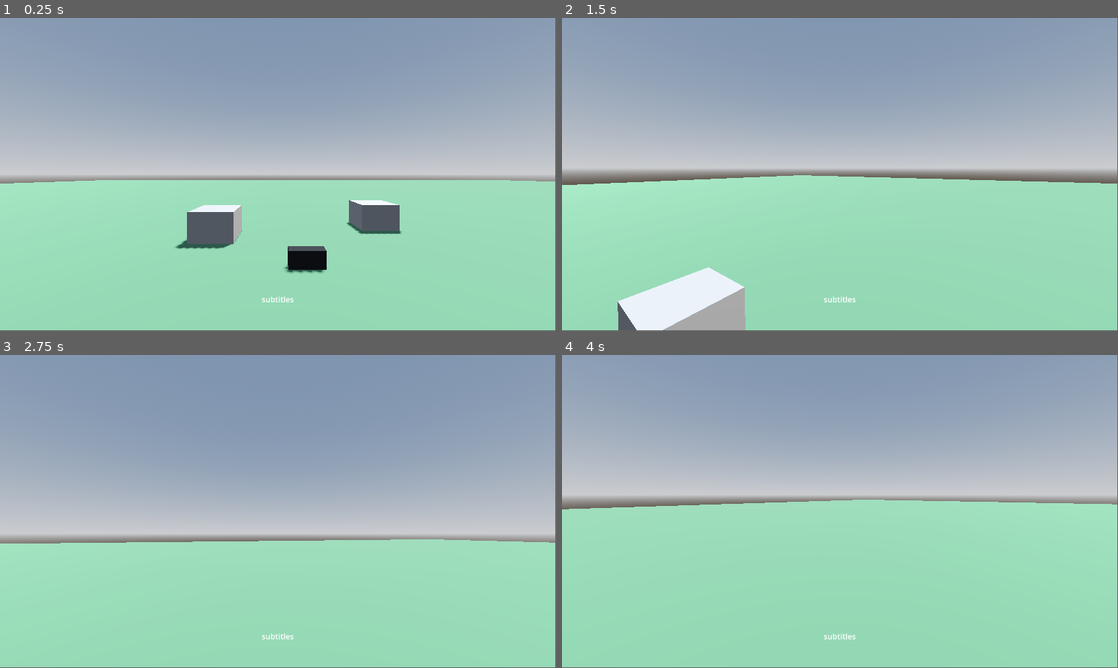
Above: before the commit, frames 1-4 (two rows, left to right).
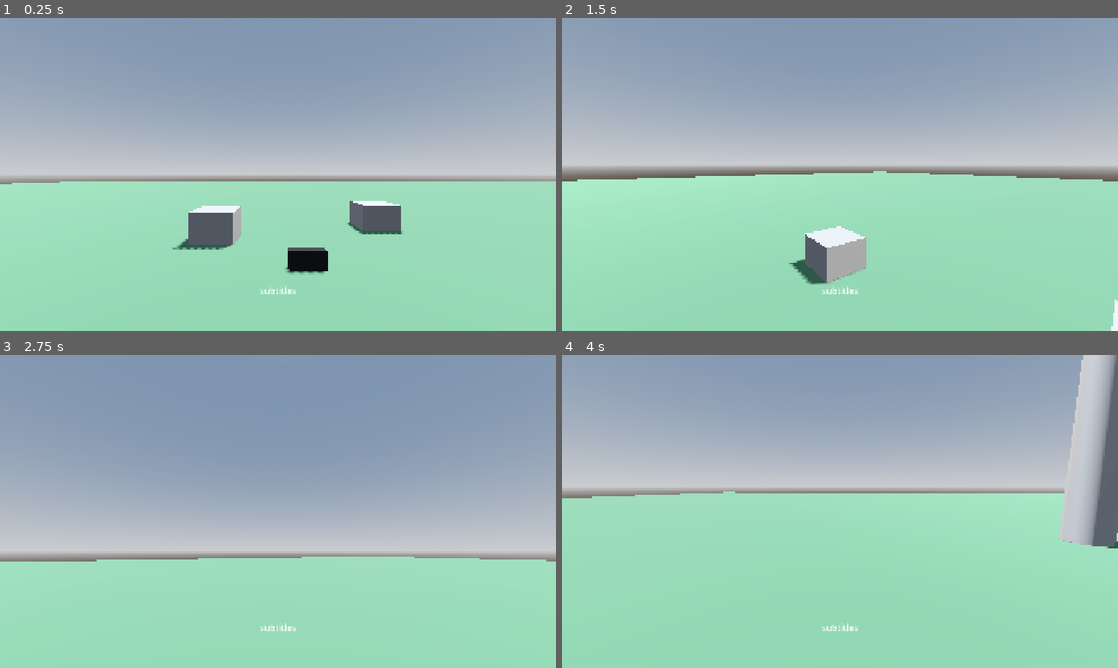
Above: after the commit, the same moments.

Repository: jajszu/Game-Off-2025
Game: Godot game, scene res://Scenes/map.tscn
The game is run twice, just before and just after one commit, with the same random seed, the same clock (stepped at 60 frames per second) and the same inputs.
Inputs (mouse positions are in pixels of both pictures, inside the frame that each line leads up to):
- Up to frame 1 (0.25 s): no input
- Up to frame 2 (1.5 s): tap Enter at 0.5 s; move the mouse to (867, 171) at 0.52 s; hold E (interact) 0.53-1.28 s; hold W (move_up) from 0.53 s (still down); tap Space (jump) at 0.77 s; move the mouse to (812, 174) at 1.27 s; tap E (interact) at 1.35 s
- Up to frame 3 (2.75 s): keep holding W (move_up); tap Space (jump) at 1.52 s; move the mouse to (289, 505) at 2.02 s; hold E (interact) from 2.03 s (still down)
- Up to frame 4 (4 s): keep holding W (move_up); move the mouse to (834, 514) at 2.77 s; release E (interact) at 2.78 s; tap E (interact) at 2.85 s; tap Space (jump) at 3.02, 3.77 s; move the mouse to (878, 514) at 3.52 s; hold E (interact) from 3.53 s (still down)
In our replay, the window is 799x449 before the commit and 800x450 after it. These sizes can differ from the game's own. Grey fills any space a smaller window leaves; there, only what the larger window draws over its background counts as a difference.

The runs differ from the first frame. In frame 1, 1.0% of the frame differs, in the area x 0-100%, y 0-91%; in frame 2, 9.4%, in the area x 0-100%, y 0-100%; in frame 3, 7.5%; in frame 4, 8.4%.

Commit message:
main menu style

Diff:
--- /dev/null
+++ b/Scenes/main_menu.tscn
@@ -0,0 +1,37 @@
+[gd_scene load_steps=2 format=3 uid="uid://d3npta3oex53b"]
+
+[ext_resource type="Theme" uid="uid://bh1sqvwywqmho" path="res://main_theme.tres" id="1_28flt"]
+
+[node name="MainMenu" type="Node3D"]
+
+[node name="MainMenuControl" type="Control" parent="."]
+layout_mode = 3
+anchors_preset = 15
+anchor_right = 1.0
+anchor_bottom = 1.0
+grow_horizontal = 2
+grow_vertical = 2
+theme = ExtResource("1_28flt")
+
+[node name="VBoxContainer" type="VBoxContainer" parent="MainMenuControl"]
+layout_mode = 1
+anchors_preset = 4
+anchor_top = 0.5
+anchor_bottom = 0.5
+offset_left = 100.0
+offset_top = -114.5
+offset_right = 438.0
+offset_bottom = 114.5
+grow_vertical = 2
+
+[node name="StartButton" type="Button" parent="MainMenuControl/VBoxContainer"]
+layout_mode = 2
+text = "Start Game"
+
+[node name="SettingsButton2" type="Button" parent="MainMenuControl/VBoxContainer"]
+layout_mode = 2
+text = "Settings"
+
+[node name="ExitButton3" type="Button" parent="MainMenuControl/VBoxContainer"]
+layout_mode = 2
+text = "Exit"
--- a/Scenes/player.tscn
+++ b/Scenes/player.tscn
@@ -1,7 +1,8 @@
-[gd_scene load_steps=5 format=3 uid="uid://xtuwmeio0bmf"]
+[gd_scene load_steps=6 format=3 uid="uid://xtuwmeio0bmf"]
 
 [ext_resource type="Script" uid="uid://dddqpo44lgkij" path="res://Scripts/player.gd" id="1_v0iea"]
 [ext_resource type="Script" uid="uid://do5of5w1c0soj" path="res://Scripts/inventory.gd" id="2_cvnsp"]
+[ext_resource type="Theme" uid="uid://bh1sqvwywqmho" path="res://main_theme.tres" id="3_6t5aa"]
 
 [sub_resource type="CapsuleMesh" id="CapsuleMesh_f60y1"]
 
@@ -39,6 +40,7 @@
 size_flags_horizontal = 4
 size_flags_vertical = 4
 mouse_filter = 2
+theme = ExtResource("3_6t5aa")
 
 [node name="InteractLabel" type="Label" parent="UI"]
 layout_mode = 1
@@ -47,10 +49,10 @@
 anchor_top = 1.0
 anchor_right = 0.5
 anchor_bottom = 1.0
-offset_left = -30.5
-offset_top = -119.0
-offset_right = 30.5
-offset_bottom = -96.0
+offset_left = -56.5
+offset_top = -230.0
+offset_right = 56.5
+offset_bottom = -188.0
 grow_horizontal = 2
 grow_vertical = 0
 text = "interact"
@@ -64,10 +66,10 @@
 anchor_top = 1.0
 anchor_right = 0.5
 anchor_bottom = 1.0
-offset_left = -33.5
-offset_top = -76.0
-offset_right = 33.5
-offset_bottom = -53.0
+offset_left = -62.5
+offset_top = -160.0
+offset_right = 62.5
+offset_bottom = -118.0
 grow_horizontal = 2
 grow_vertical = 0
 text = "subtitles"
--- a/Scenes/radio.tscn
+++ b/Scenes/radio.tscn
@@ -35,6 +35,7 @@
 size = Vector3(0.6, 0.3, 0.2)
 
 [node name="Radio" type="RigidBody3D"]
+collision_layer = 12
 script = ExtResource("1_8y21s")
 sounds = Array[ExtResource("2_jp436")]([SubResource("Resource_63cyc"), SubResource("Resource_clxkr"), SubResource("Resource_5jvd1")])
 
@@ -45,8 +46,10 @@
 shape = SubResource("BoxShape3D_8y21s")
 
 [node name="SongPlayer" type="AudioStreamPlayer3D" parent="."]
+bus = &"radio"
 
 [node name="NoisePlayer" type="AudioStreamPlayer3D" parent="."]
 stream = ExtResource("2_bdbpc")
 volume_db = -40.476
 autoplay = true
+bus = &"radio"
--- a/default_bus_layout.tres
+++ b/default_bus_layout.tres
@@ -1,3 +1,9 @@
 [gd_resource type="AudioBusLayout" format=3 uid="uid://1nbd3tj7aa3b"]
 
 [resource]
+bus/1/name = &"radio"
+bus/1/solo = false
+bus/1/mute = false
+bus/1/bypass_fx = false
+bus/1/volume_db = -8.009033
+bus/1/send = &"Master"
--- /dev/null
+++ b/main_theme.tres
@@ -0,0 +1,41 @@
+[gd_resource type="Theme" load_steps=6 format=3 uid="uid://bh1sqvwywqmho"]
+
+[ext_resource type="FontFile" uid="uid://d237jdnyhyoi6" path="res://Fonts/HelpMe.ttf" id="1_470mv"]
+
+[sub_resource type="StyleBoxFlat" id="StyleBoxFlat_0omi4"]
+content_margin_top = 10.0
+content_margin_bottom = 10.0
+bg_color = Color(0.07058824, 0.07058824, 0.07058824, 1)
+skew = Vector2(0.1, 0)
+
+[sub_resource type="StyleBoxFlat" id="StyleBoxFlat_a2l2q"]
+content_margin_top = 10.0
+content_margin_bottom = 10.0
+bg_color = Color(0.15487608, 0.15487596, 0.15487596, 1)
+skew = Vector2(0.1, 0)
+
+[sub_resource type="StyleBoxFlat" id="StyleBoxFlat_470mv"]
+content_margin_top = 10.0
+content_margin_bottom = 10.0
+bg_color = Color(0.06879826, 0.06879829, 0.06879823, 1)
+skew = Vector2(0.1, 0)
+corner_radius_top_left = 2
+corner_radius_top_right = 2
+corner_radius_bottom_right = 2
+corner_radius_bottom_left = 2
+
+[sub_resource type="StyleBoxFlat" id="StyleBoxFlat_58jnp"]
+content_margin_top = 10.0
+content_margin_bottom = 10.0
+bg_color = Color(0.15294118, 0.15294118, 0.15294118, 1)
+skew = Vector2(0.1, 0)
+
+[resource]
+Button/font_sizes/font_size = 40
+Button/fonts/font = ExtResource("1_470mv")
+Button/styles/focus = SubResource("StyleBoxFlat_0omi4")
+Button/styles/hover = SubResource("StyleBoxFlat_a2l2q")
+Button/styles/normal = SubResource("StyleBoxFlat_470mv")
+Button/styles/pressed = SubResource("StyleBoxFlat_58jnp")
+Label/font_sizes/font_size = 30
+VBoxContainer/constants/separation = 20
--- a/project.godot
+++ b/project.godot
@@ -18,6 +18,12 @@
 [autoload]
 
 Settings="*res://Scripts/settings.gd"
+
+[display]
+
+window/size/viewport_width=1920
+window/size/viewport_height=1080
+window/stretch/mode="canvas_items"
 
 [file_customization]
 
Binary file added: Fonts/HelpMe.ttf
Not shown, added: Fonts/HelpMe.ttf.import
